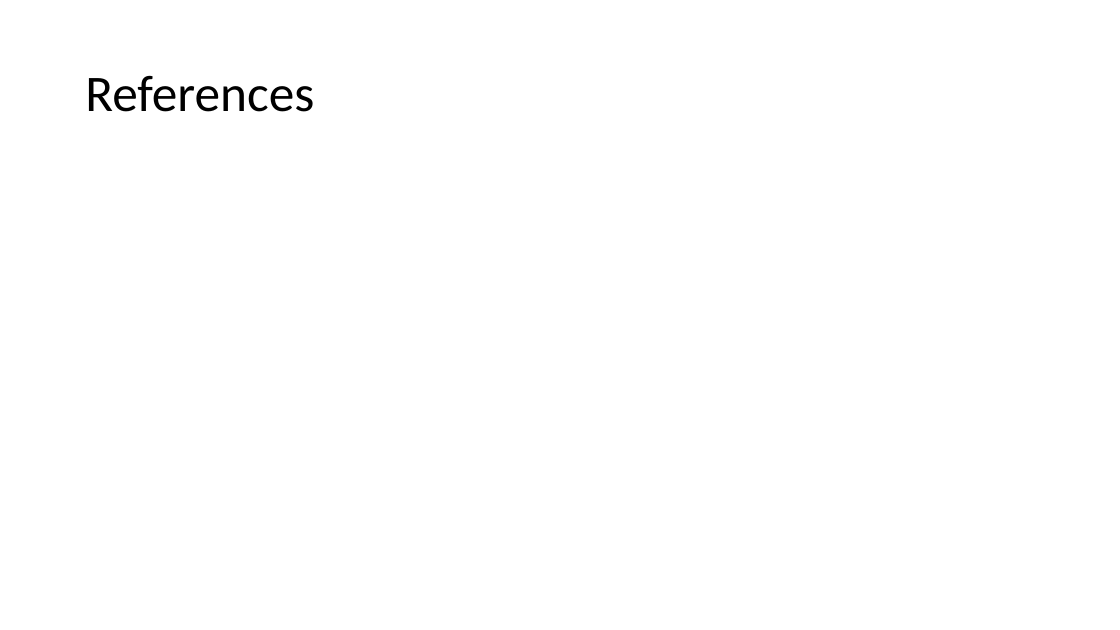
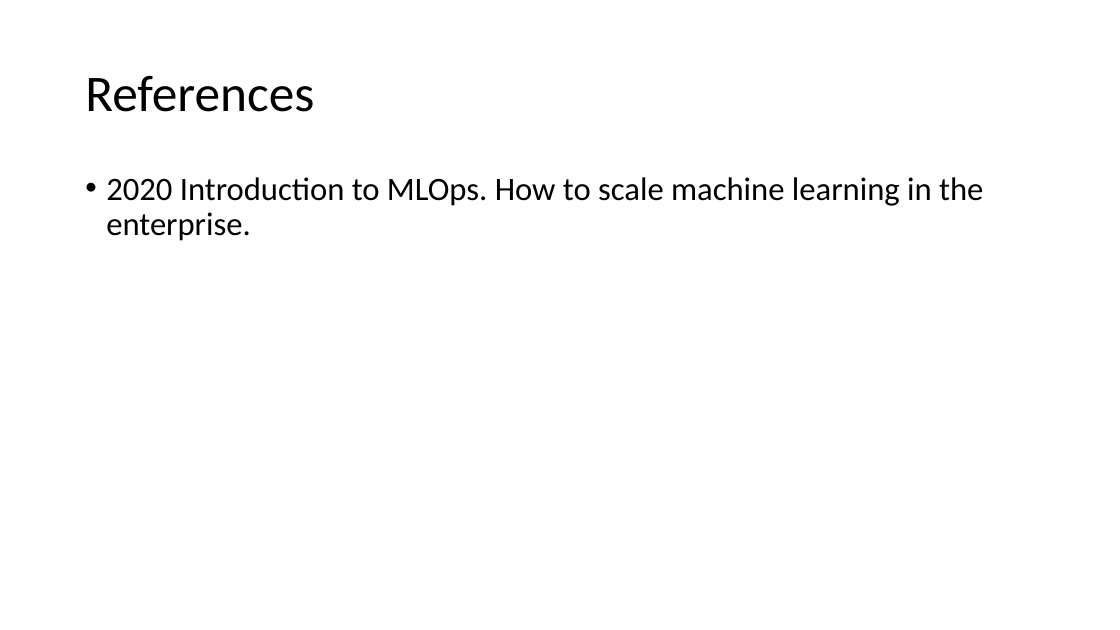
Before and after one commit to mathphysmx/teaching-ml, a slide deck: slide 22 of slides/MLOps.pptx. Drawn at 1120x630 pixels with LibreOffice and Linux fonts; fonts in the diff are those of the drawing. Boxes give left, top, right and bottom in pixels: in the first picture for what was removed or moved away, otherwise in the second. Text is boxed around its words. In the diff, an @@ line names an element or a change of style, - is before the commit and + after.

Commit message:
ammend

```diff
--- a/slides/MLOps.pptx
+++ b/slides/MLOps.pptx
@@ text added at box(106, 177, 983, 241), 28 pt, text #000000 @@
+• 2020 Introduction to MLOps. How to scale machine learning in the enterprise.
```
